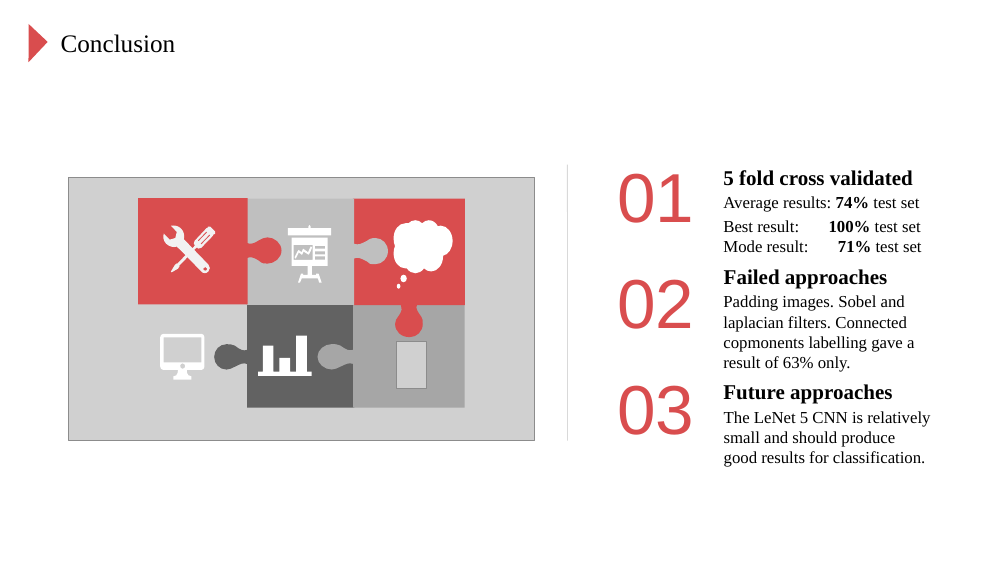
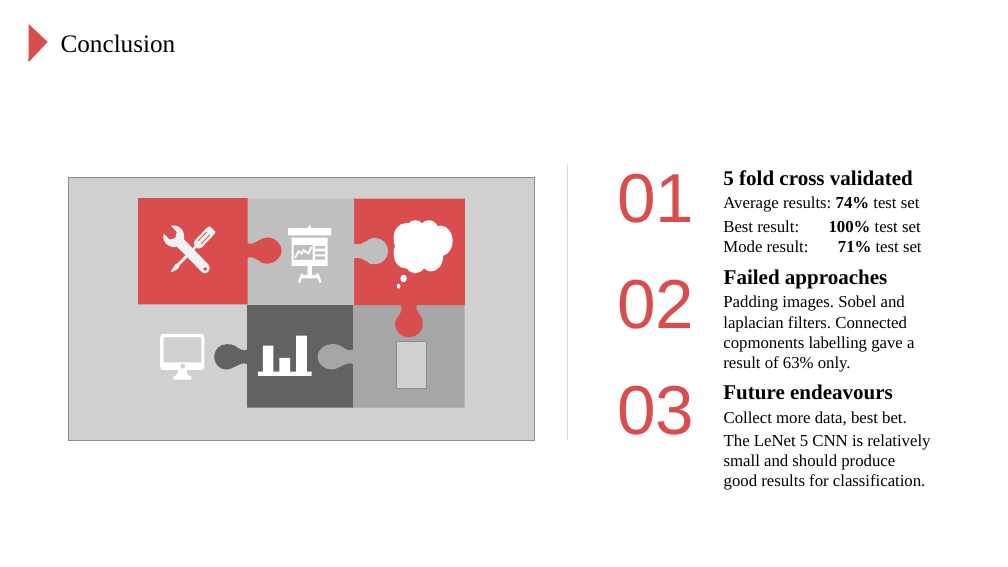
Before and after one commit to MubashirullahD/road-sign-dataset, a slide deck: slide 3 of Why this approach.pptx. Drawn at 1008x567 pixels with LibreOffice and Linux fonts; fonts in the diff are those of the drawing; grey boxes stand for pictures. Boxes give left, top, right and bottom in pixels: in the first picture for what was removed or moved away, otherwise in the second. Text is boxed around its words. In the diff, an @@ line names an element or a change of style, - is before the commit and + after.

Commit message:
update

```diff
--- a/Why this approach.pptx
+++ b/Why this approach.pptx
@@ text at (723, 384, 893, 400): text changed @@
-Future approaches
+Future endeavours
@@ text at (724, 411, 907, 426): paragraph added @@
+Collect more data, best bet.
```
